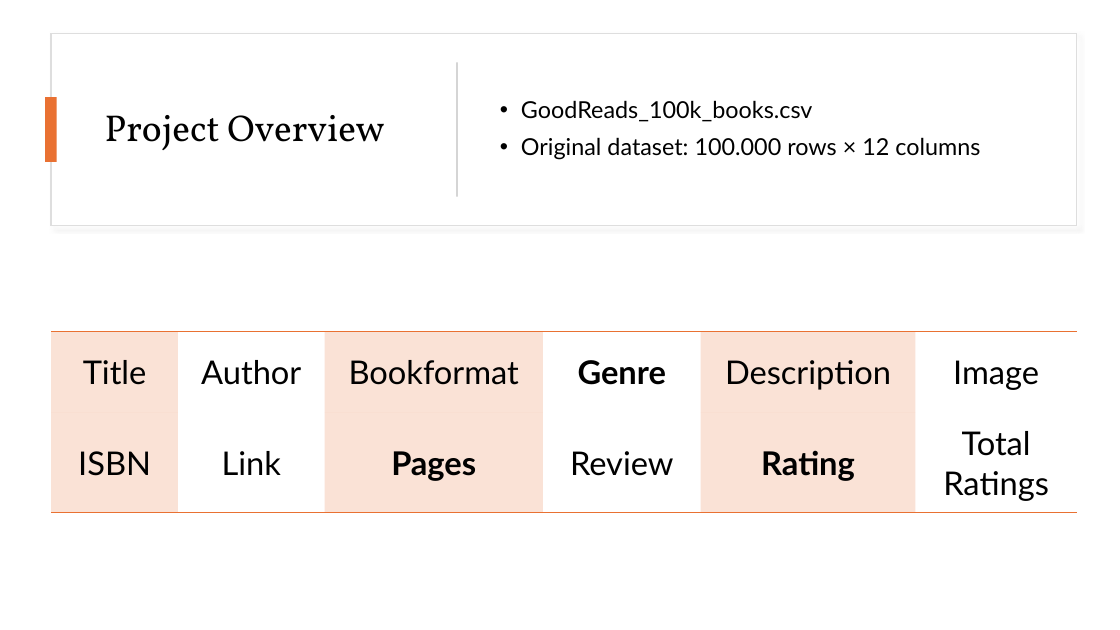
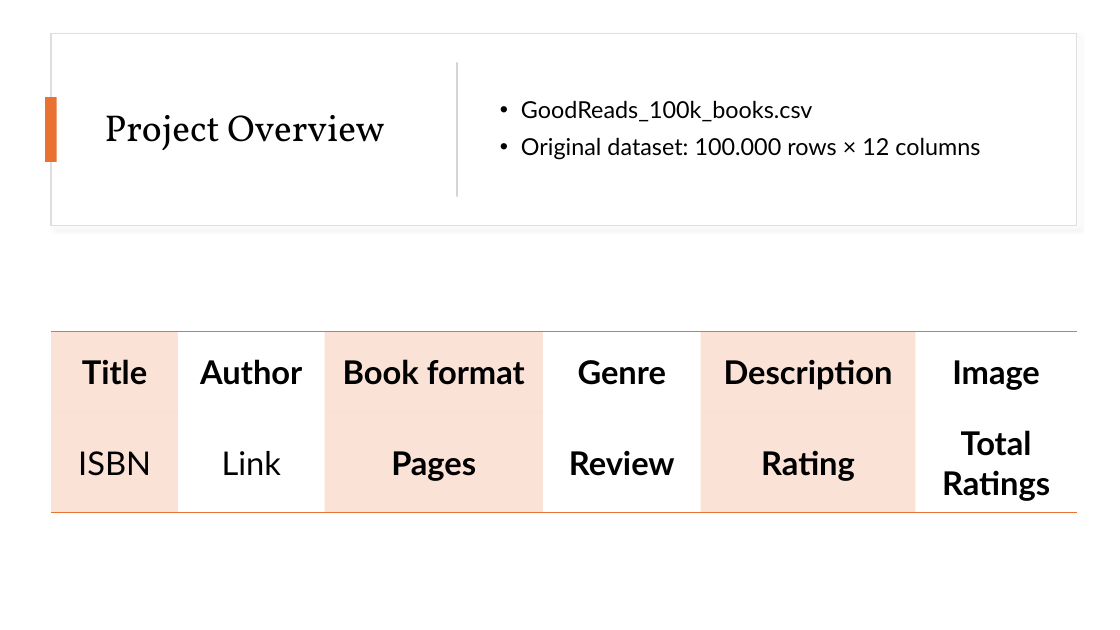
Before and after one commit to jordidiazc/FinalProject_IH, a slide deck: slide 2 of slides/Summer book recommender.pptx. Drawn at 1120x630 pixels with LibreOffice and Linux fonts; fonts in the diff are those of the drawing. Boxes give left, top, right and bottom in pixels: in the first picture for what was removed or moved away, otherwise in the second. Text is boxed around its words. In the diff, an @@ line names an element or a change of style, - is before the commit and + after.

```diff
--- a/slides/Summer book recommender.pptx
+++ b/slides/Summer book recommender.pptx
@@ table at [51, 331, 1078, 513] @@
-row 1, column 3: Bookformat
+row 1, column 3: Book format
@@ bold on in "Title", "Author", "Description", "Image" and 2 more places @@
```
Also in this commit, not shown: 2 other slides changed, 1 slide removed, 1 other file.
